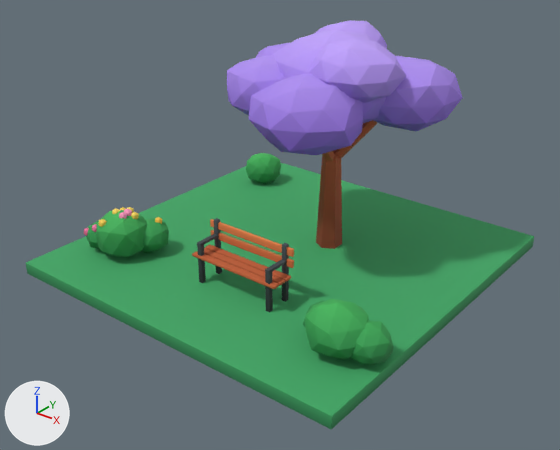
Two versions of the glTF model modelos/parque/losetas/jacaranda_banco.glb, one commit apart.
Before and after are seen from a camera (50 mm lens) standing at (7.03, -9.01, 6.17) and looking at (0.2, -0.47, 0.88). Lighting does not change. The marker at lower left points along +X, +Y and +Z. The older version comes first.

Names of what the first picture shows: 'jacaranda_banco'.
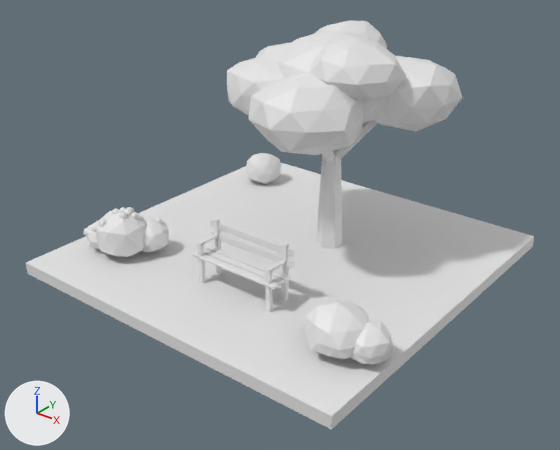
Changed parts and their boxes [x1, y1, x2, y2] in the pictures (560 x 450 px):
'jacaranda_banco', recoloured (green to white): [26, 20, 534, 430] in both

The edits, one by one:
me_jacaranda_banco has 1196 vertices, 2192 faces and spans x -3.0..3.03, y -3.0..3.0, z 0.0..3.75.
me_jacaranda_banco no longer uses material mat_parque.
